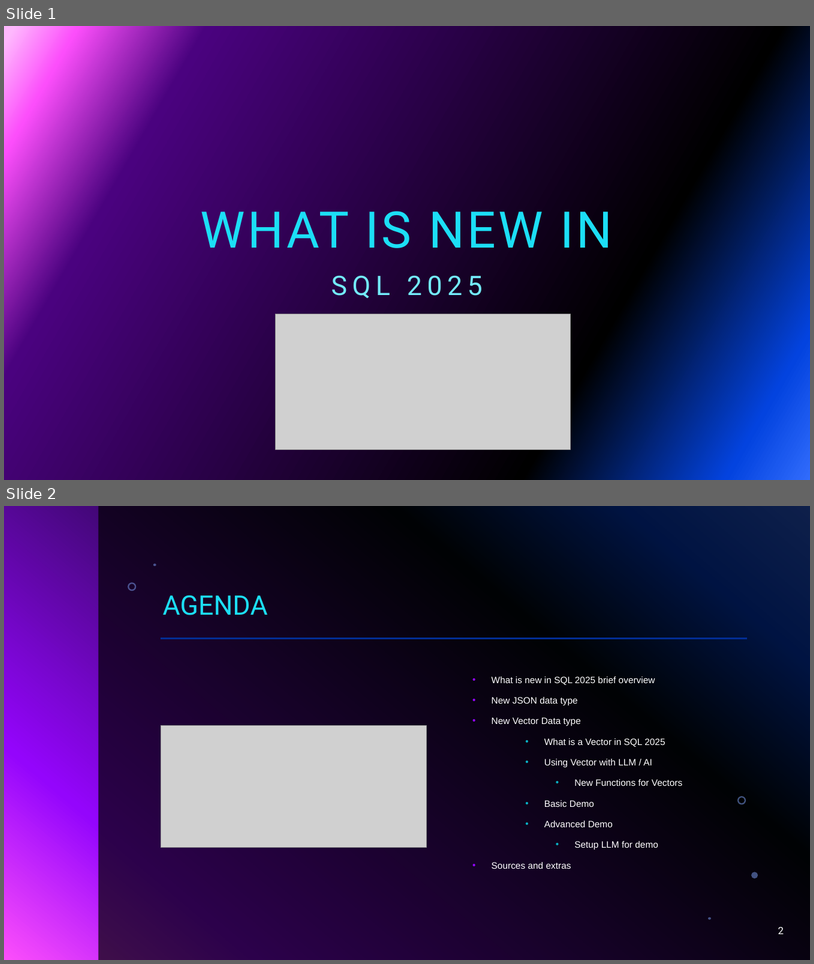
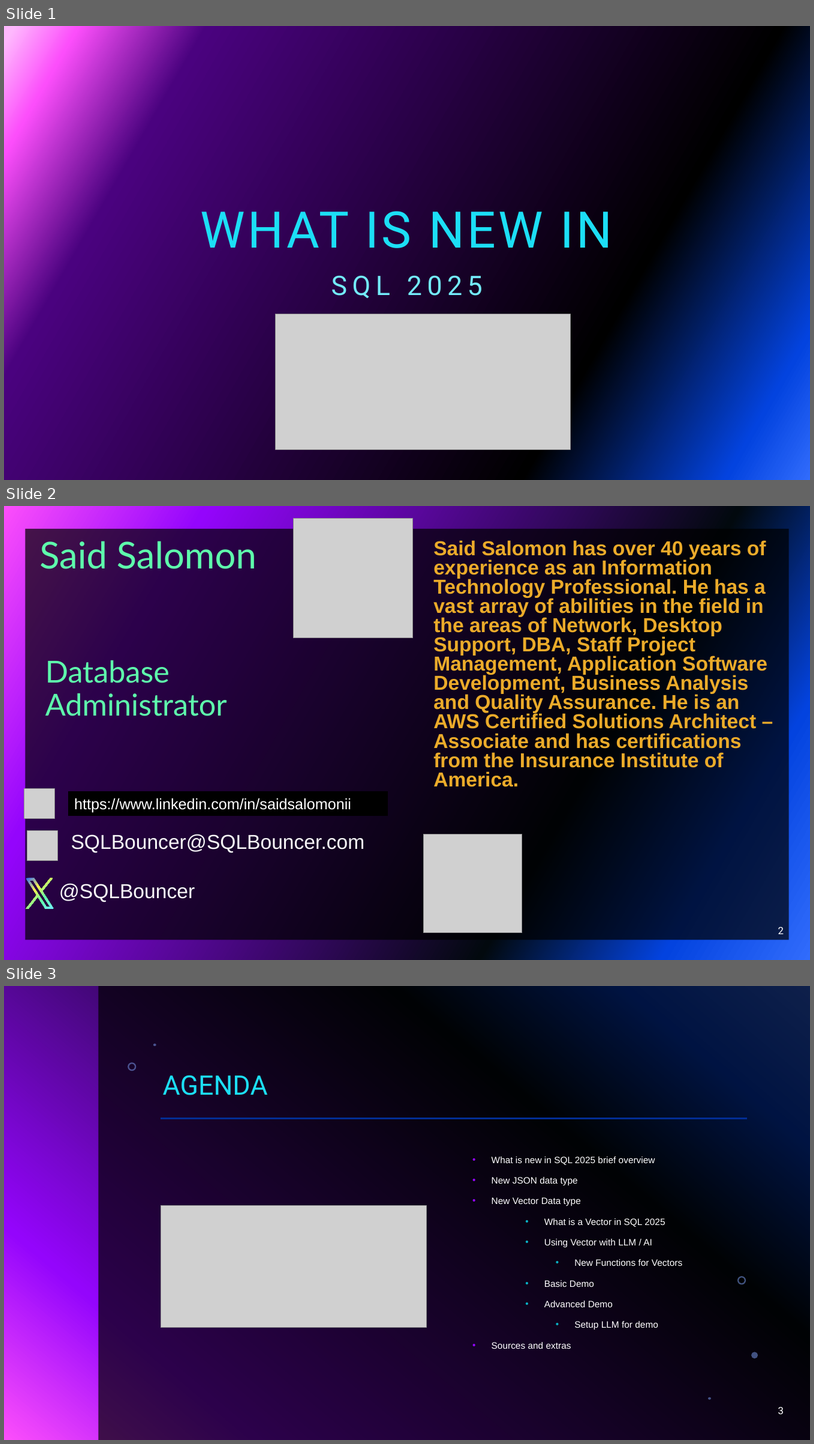
Before and after one commit to sqlbouncer/PSSUG_202512, a slide deck: PSSUG_202511.pptx. Shown one above the other, each under a label of ours: slides 1 and 2 before the commit, slides 1, 2 and 3 after it. The pictures are 814x964 and 814x1444 pixels, drawn with LibreOffice and Linux fonts; fonts in the diff are those of the drawing; grey boxes stand for pictures; background and template pictures are left out. Boxes give left, top, right and bottom in pixels: in the first picture for what was removed or moved away, otherwise in the second. Text is boxed around its words. In the diff, an @@ line names an element or a change of style, - is before the commit and + after.

```diff
--- a/PSSUG_202511.pptx
+++ b/PSSUG_202511.pptx
@@ slide 2 added at bbox=[4, 506, 810, 960], background gradient #316CFC to #0343DF to #02090E to #9405FC to #FC4EFB @@
@@ picture added at bbox=[294, 519, 413, 638] @@
@@ rectangle added at bbox=[25, 529, 789, 940], fill #000000 at 70% opacity @@
@@ text added at bbox=[39, 541, 257, 569], 44 pt, text gradient #5EFCAC to #73EBF9 @@
+Said Salomon
@@ text added at bbox=[434, 540, 768, 787], 24 pt, text #EBAB2A, bold @@
+Said Salomon has over 40 years of experience as an Information Technology Professional. He has a vast array of abilities in the field in the areas of Network, Desktop Support, DBA, Staff Project Management, Application Software Development, Business Analysis and Quality Assurance. He is an AWS Certified Solutions Architect – Associate and has certifications from the Insurance Institute of America.
@@ text added at bbox=[45, 660, 227, 716], 36 pt, text gradient #5EFCAC to #73EBF9 @@
+Database Administrator
@@ picture added at bbox=[24, 789, 54, 819] @@
@@ rectangle added at bbox=[68, 791, 388, 815], fill #000000, 18 pt, text #FFFFFF @@
+https://www.linkedin.com/in/saidsalomonii
@@ picture added at bbox=[27, 830, 58, 861] @@
@@ text added at bbox=[71, 834, 365, 853], 24 pt, text #F8F8F8 @@
+SQLBouncer@SQLBouncer.com
@@ picture added at bbox=[424, 834, 522, 933] @@
@@ freeform shape added at bbox=[26, 878, 53, 908], fill gradient #316CFC to #FAF24C to #5EFCAC to #73EBF9 @@
@@ text added at bbox=[59, 883, 195, 902], 24 pt, text #F8F8F8 @@
+@SQLBouncer
@@ page number added at bbox=[779, 927, 784, 934], 12 pt, text #FFFFFF @@
+2
@@ what was slide 2 is now slide 3 @@
@@ page number at bbox=[779, 1407, 784, 1414]: text changed @@
-2
+3
```
Also in this commit, not shown: 1 slide changed, 1 other slide added, 9 slides removed.
